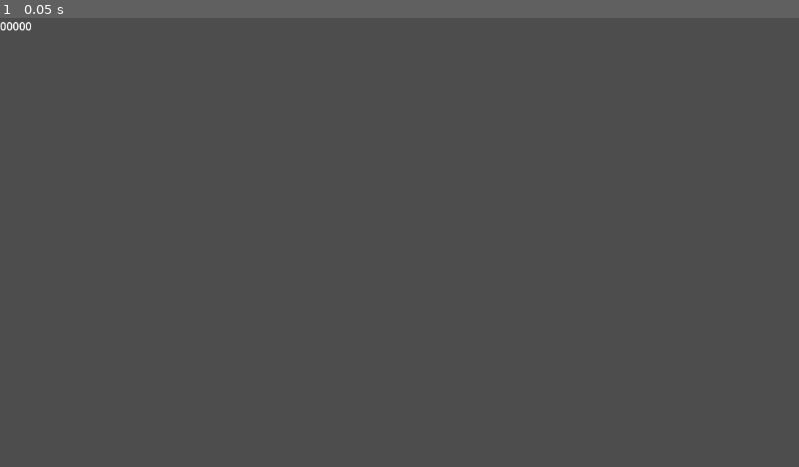
Above: before the commit, frame 1.
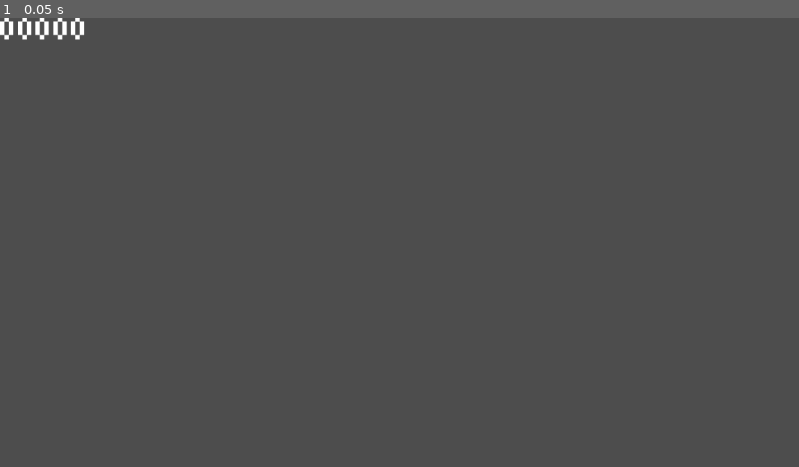
Above: after the commit, the same moment.

Repository: sdepouw/mathematics-and-cheese
Game: Godot game, scene res://Scenes/HUD/hud.tscn
Two runs of this game, one before a commit and one after it. Both use one fixed random seed, a clock stepped at 60 frames per second and the inputs below. This scene is started directly instead of the project's main scene.
Inputs:
- Up to frame 1 (0.05 s): no input

The runs differ from the first frame. In frame 1, 0.3% of the frame differs, in the area x 0-11%, y 0-5%.

Commit message:
Create basic Theme and ScoreLabel

Diff:
--- /dev/null
+++ b/Game/Assets/Fonts/poco/poco_no_top_spacing.tres
@@ -0,0 +1,7 @@
+[gd_resource type="FontVariation" load_steps=2 format=3 uid="uid://bk2bu37t8kpfm"]
+
+[ext_resource type="FontFile" uid="uid://cdsulrg8628fw" path="res://Assets/Fonts/poco/Poco.ttf" id="1_6l2c0"]
+
+[resource]
+base_font = ExtResource("1_6l2c0")
+spacing_top = -40
--- /dev/null
+++ b/Game/Assets/Themes/base_theme.tres
@@ -0,0 +1,7 @@
+[gd_resource type="Theme" load_steps=2 format=3 uid="uid://u6cwubtei5fr"]
+
+[ext_resource type="FontVariation" uid="uid://bk2bu37t8kpfm" path="res://Assets/Fonts/poco/poco_no_top_spacing.tres" id="1_c2cg5"]
+
+[resource]
+Label/font_sizes/font_size = 64
+Label/fonts/font = ExtResource("1_c2cg5")
--- a/Game/Scenes/HUD/hud.tscn
+++ b/Game/Scenes/HUD/hud.tscn
@@ -1,11 +1,11 @@
 [gd_scene load_steps=2 format=3 uid="uid://cfdil1vt2522f"]
 
-[ext_resource type="Theme" path="res://Assets/Themes/Game.tres" id="1_33i1w"]
+[ext_resource type="Theme" uid="uid://u6cwubtei5fr" path="res://Assets/Themes/base_theme.tres" id="1_33i1w"]
 
 [node name="HUD" type="CanvasLayer"]
 
 [node name="ScoreLabel" type="Label" parent="."]
-offset_right = 40.0
-offset_bottom = 23.0
+offset_right = 128.0
+offset_bottom = 38.0
 theme = ExtResource("1_33i1w")
 text = "00000"
